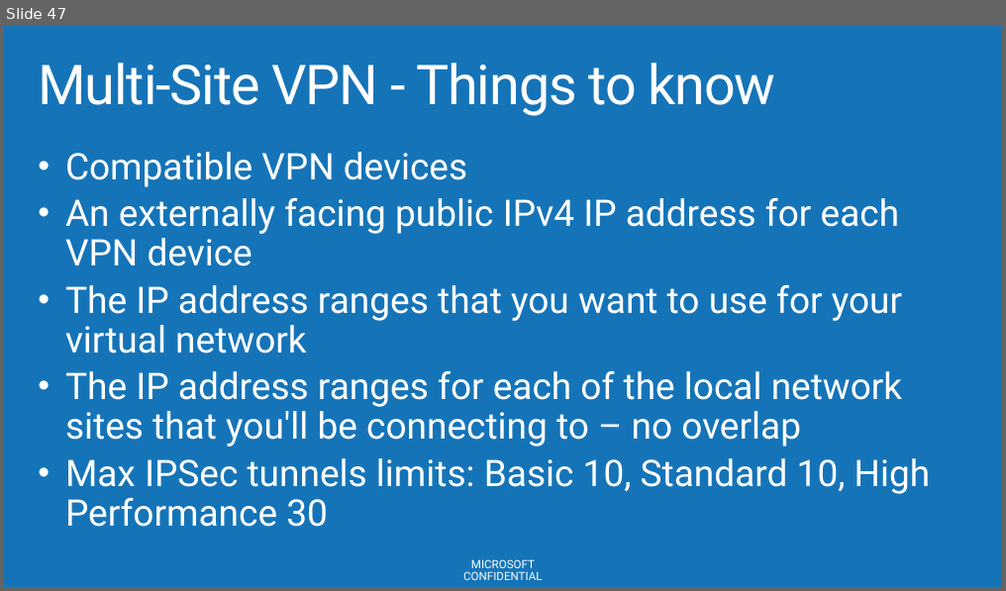
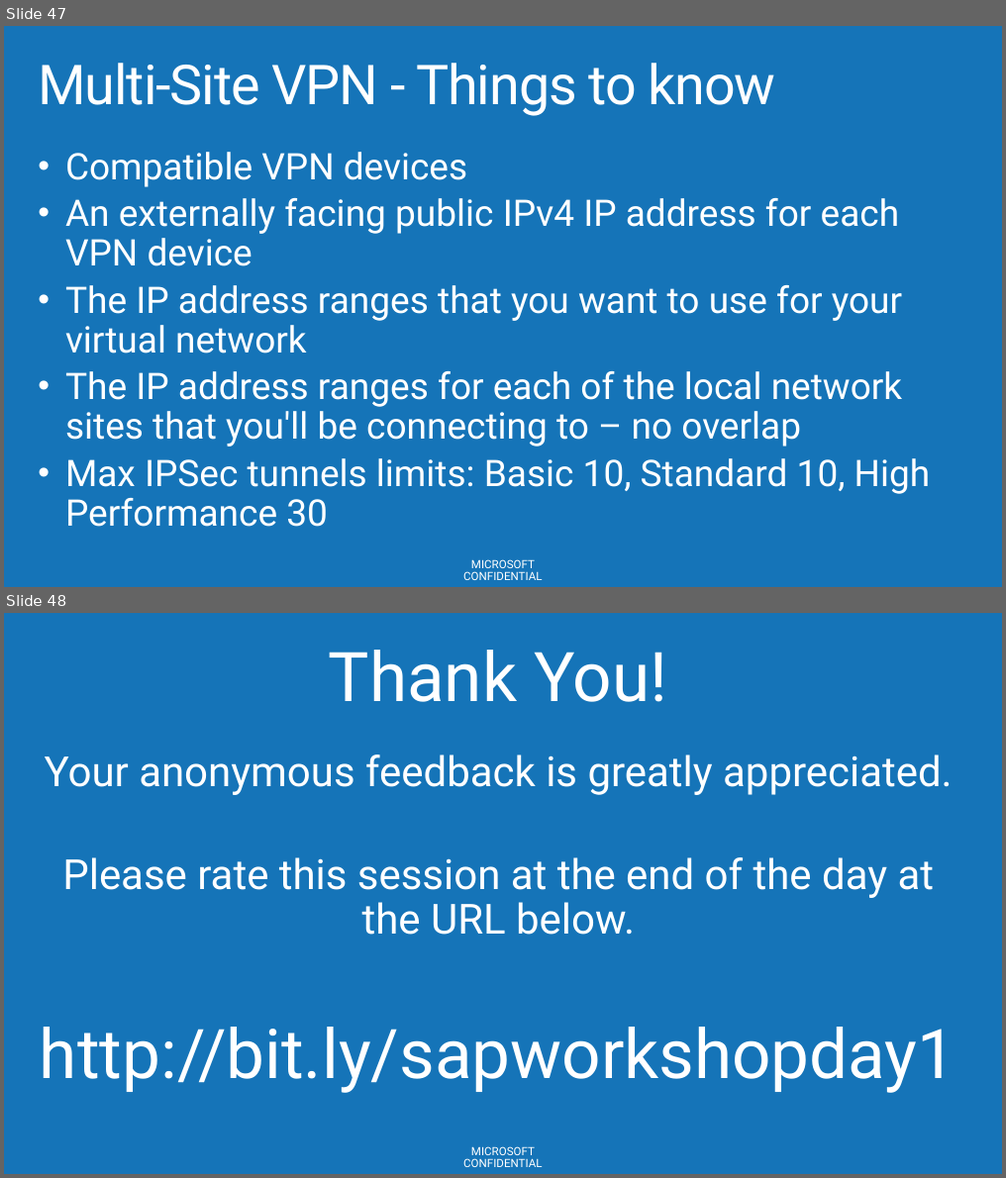
Before and after one commit to AzureCAT-GSI/SAP-on-Azure, a slide deck: SAP-on-Azure-Workshop-multi-day-/Presentations/Azure Compute Storage Network for SAP.pptx. Shown one above the other, each under a label of ours: slide 47 before the commit, slides 47 and 48 after it. The pictures are 1006x591 and 1006x1178 pixels, drawn with LibreOffice and Linux fonts; fonts in the diff are those of the drawing; background and template pictures are left out. Boxes give left, top, right and bottom in pixels: in the first picture for what was removed or moved away, otherwise in the second. Text is boxed around its words. In the diff, an @@ line names an element or a change of style, - is before the commit and + after.

```diff
--- a/SAP-on-Azure-Workshop-multi-day-/Presentations/Azure Compute Storage Network for SAP.pptx
+++ b/SAP-on-Azure-Workshop-multi-day-/Presentations/Azure Compute Storage Network for SAP.pptx
@@ slide 48 added at <box>4,613,1002,1174</box>, background #1574B8; not listed: 1 template element that a slide beside it also shows @@
@@ text added at <box>329,650,667,702</box>, 66 pt, text #FFFFFF @@
+Thank You!
@@ text added at <box>45,755,952,935</box>, 40 pt, text #FFFFFF @@
+Your anonymous feedback is greatly appreciated.
+Please rate this session at the end of the day at the URL below.
@@ text added at <box>40,1027,956,1093</box>, 66 pt, text #FFFFFF @@
+http://bit.ly/sapworkshopday1
```
Also in this commit, not shown: 11 slides changed, 1 other slide added, 2 slides removed.
